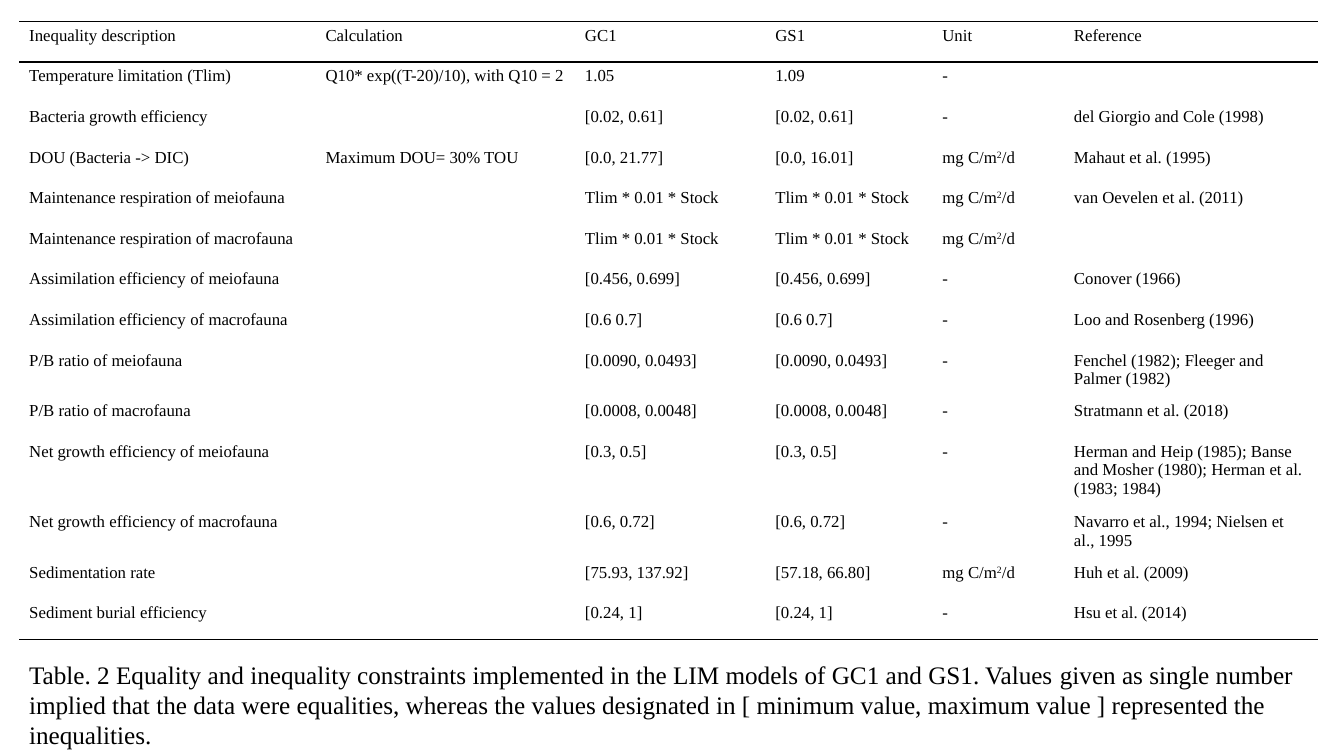
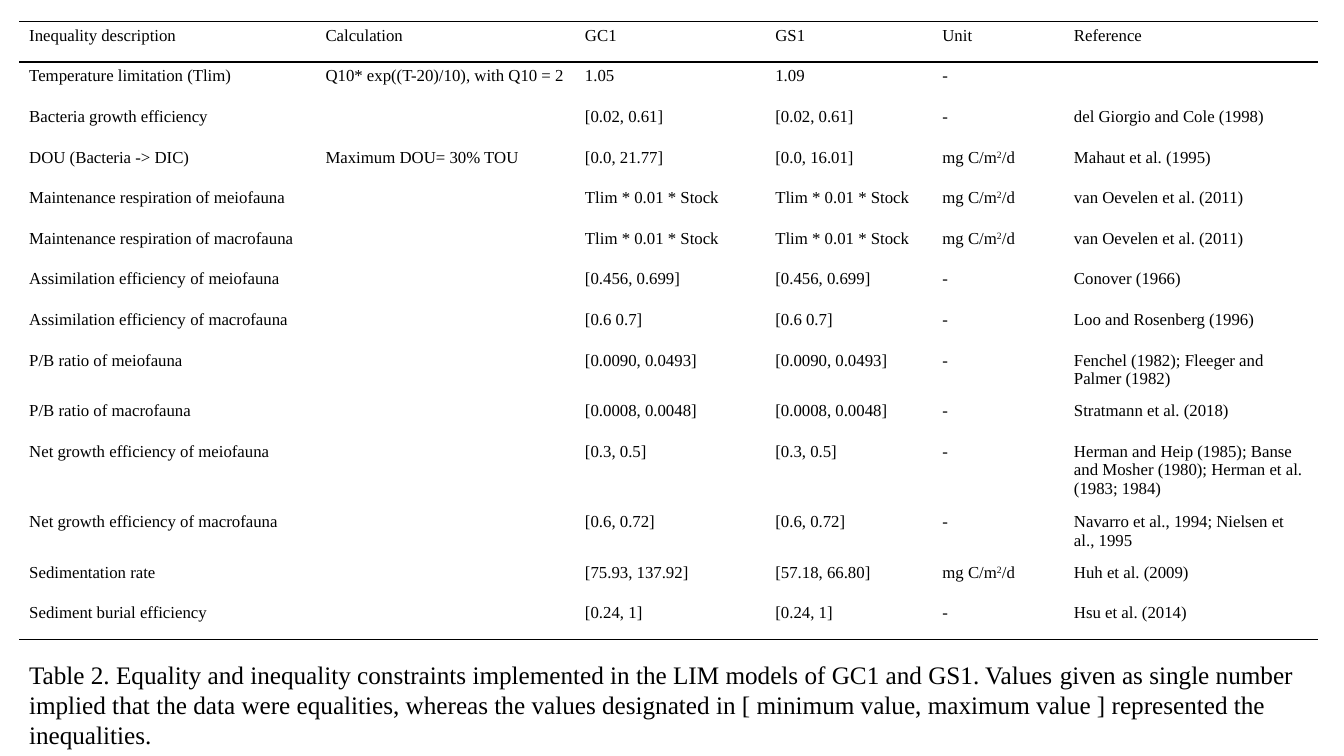
Before and after one commit to chueh1115/GPSC_data, a slide deck: slide 5 of context/thesis_fig.pptx (slide 4 before the commit). Drawn at 1344x756 pixels with LibreOffice and Linux fonts; fonts in the diff are those of the drawing. Boxes give left, top, right and bottom in pixels: in the first picture for what was removed or moved away, otherwise in the second. Text is boxed around its words. In the diff, an @@ line names an element or a change of style, - is before the commit and + after.

```diff
--- a/context/thesis_fig.pptx
+++ b/context/thesis_fig.pptx
@@ table at box(19, 21, 1319, 639) @@
-row 6, column 6: 
+row 6, column 6: van Oevelen et al. (2011)
@@ text at box(29, 666, 1293, 750): text changed @@
-Table. 2 Equality and inequality constraints implemented in the LIM models of GC1 and GS1. Values given as single number implied that the data were equalities, whereas the values designated in [ minimum value, maximum value ] represented the inequalities.
+Table 2. Equality and inequality constraints implemented in the LIM models of GC1 and GS1. Values given as single number implied that the data were equalities, whereas the values designated in [ minimum value, maximum value ] represented the inequalities.
```
Also in this commit, not shown: 16 other slides changed, 14 slides added, 13 slides removed.
